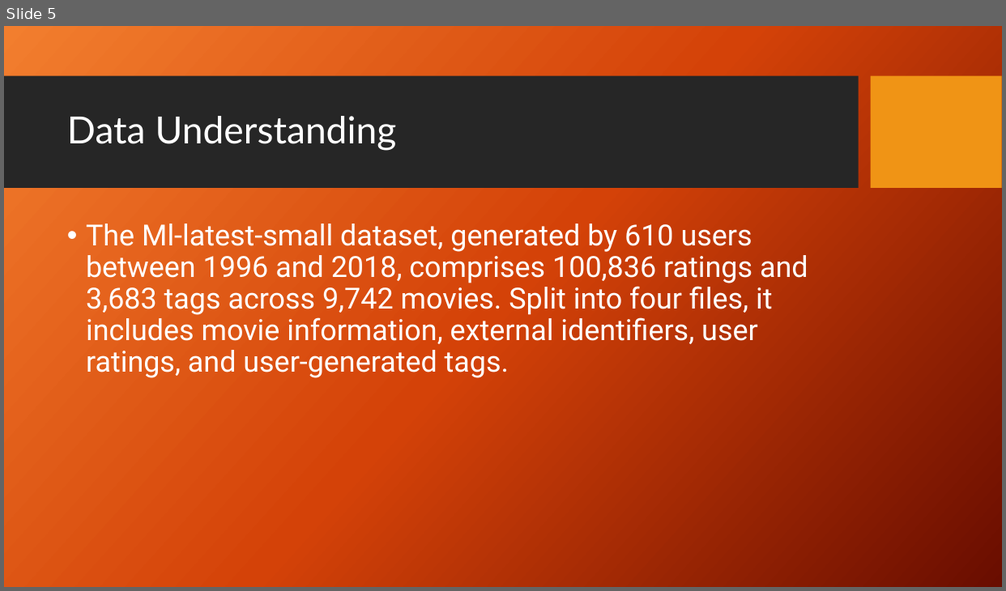
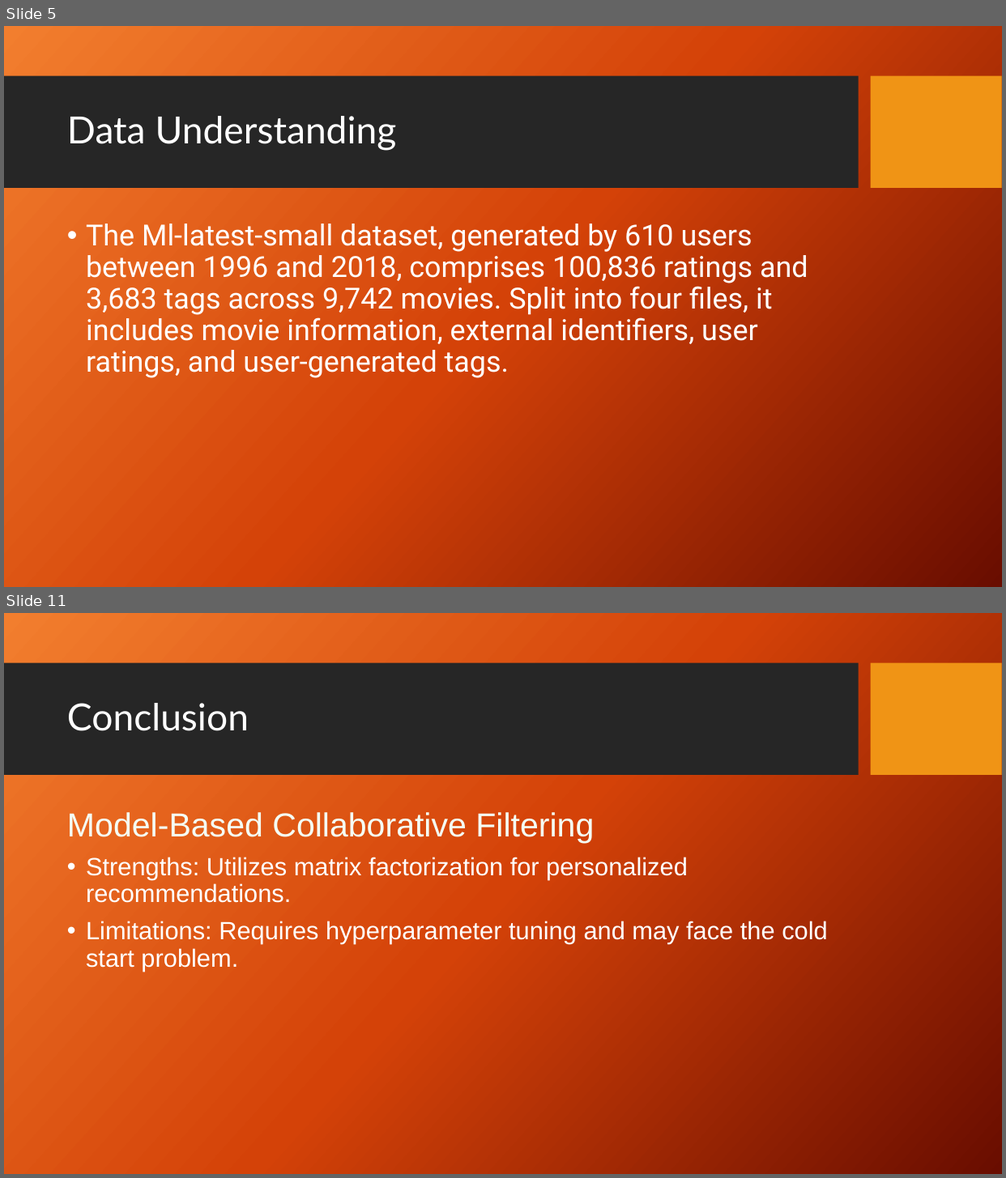
Before and after one commit to djdrjeff/Phase_4_Project, a slide deck: Presentation1.pptx. Shown one above the other, each under a label of ours: slide 5 before the commit, slides 5 and 11 after it; the slides between them are not shown. The pictures are 1006x591 and 1006x1178 pixels, drawn with LibreOffice and Linux fonts; fonts in the diff are those of the drawing; background and template pictures are left out. Boxes give left, top, right and bottom in pixels: in the first picture for what was removed or moved away, otherwise in the second. Text is boxed around its words. In the diff, an @@ line names an element or a change of style, - is before the commit and + after.

```diff
--- a/Presentation1.pptx
+++ b/Presentation1.pptx
@@ slide 11 added at (4,613,1002,1174), background picture (left out); not listed: 2 template elements that a slide beside it also shows @@
@@ title added at (67,703,249,731), 36 pt, text #FFFFFF @@
+Conclusion
@@ text added at (67,812,828,971), 24 pt, text #FFFFFF @@
+Model-Based Collaborative Filtering
+• Strengths: Utilizes matrix factorization for personalized recommendations.
+• Limitations: Requires hyperparameter tuning and may face the cold start problem.
```
Also in this commit, not shown: 2 slides changed, 7 other slides added.
